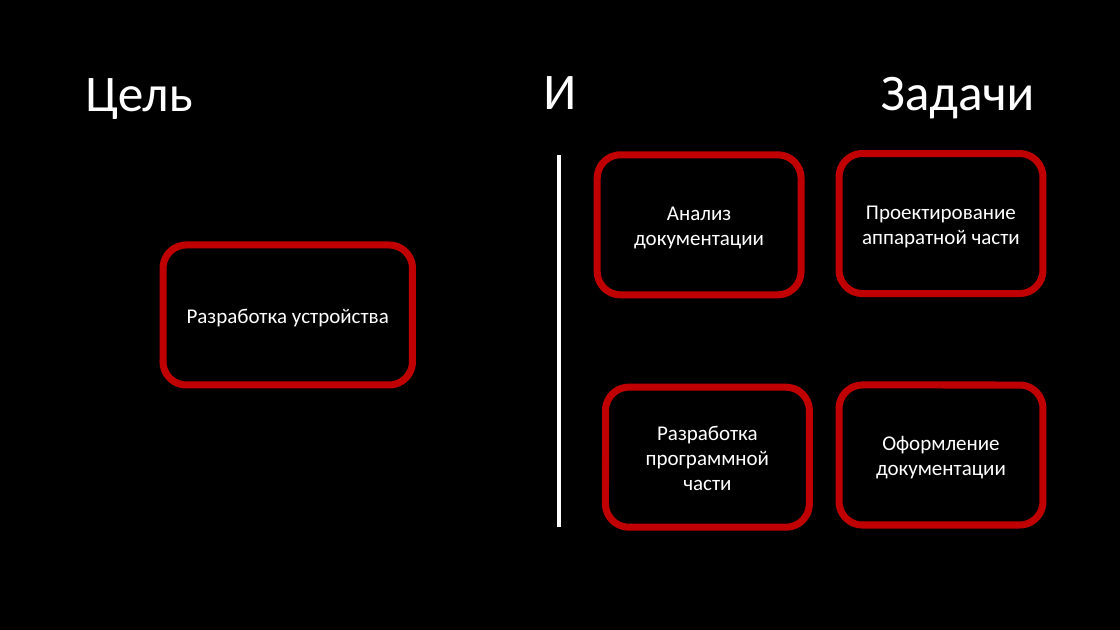
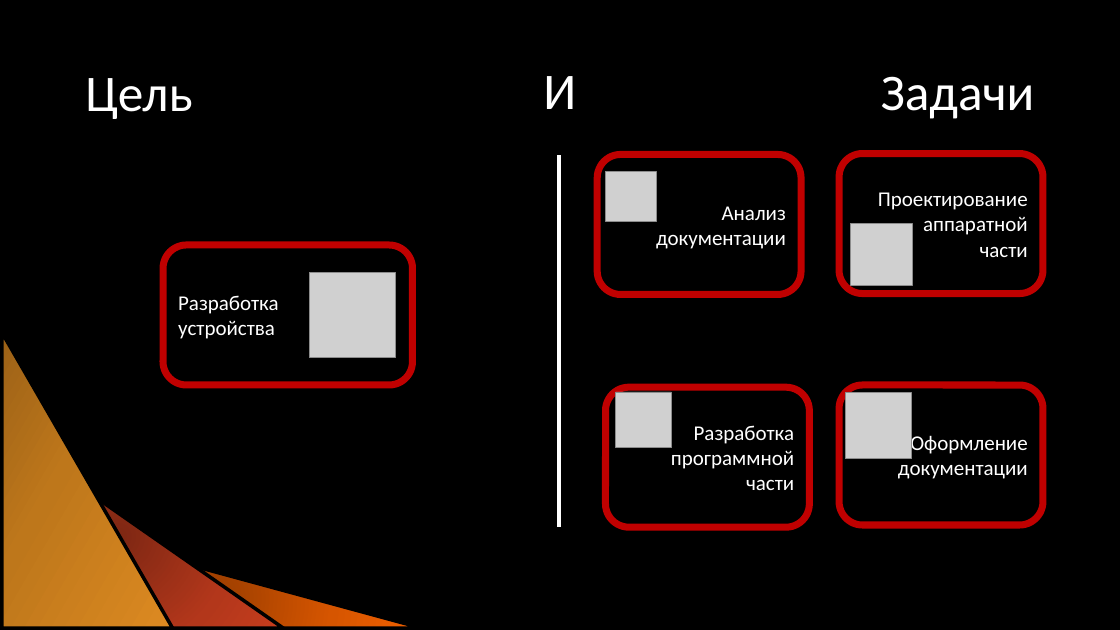
Before and after one commit to maxim5858mru/graduate-work-college-tiu, a slide deck: slide 3 of Text/Дипломная работа/Презентация.pptx. Drawn at 1120x630 pixels with LibreOffice and Linux fonts; fonts in the diff are those of the drawing; grey boxes stand for pictures. Boxes give left, top, right and bottom in pixels: in the first picture for what was removed or moved away, otherwise in the second. Text is boxed around its words. In the diff, an @@ line names an element or a change of style, - is before the commit and + after.

```diff
--- a/Text/Дипломная работа/Презентация.pptx
+++ b/Text/Дипломная работа/Презентация.pptx
@@ rounded rectangle "Анализ документации" at (x1=597, y1=155, x2=802, y2=295): alignment centre to right; outline #C00000 6 pt to none @@
@@ rounded rectangle added at (x1=597, y1=155, x2=802, y2=295), outline #C00000 6 pt @@
@@ picture added at (x1=606, y1=171, x2=656, y2=222) @@
@@ text in rounded rectangle at (x1=878, y1=192, x2=1028, y2=257): text changed @@
-Проектирование аппаратной части
+Проектирование аппаратной
+части
@@ picture added at (x1=851, y1=223, x2=912, y2=285) @@
@@ text in rounded rectangle at (x1=178, y1=295, x2=279, y2=339): text changed @@
-Разработка устройства
+Разработка
+устройства
@@ picture added at (x1=310, y1=272, x2=396, y2=358) @@
@@ freeform shape added at (x1=0, y1=309, x2=173, y2=630), fill gradient #865414 to #BE771C to #E28E21, outline #000000 3 pt @@
@@ freeform shape added at (x1=0, y1=374, x2=284, y2=630), fill gradient #7E2713 to #B3371B to #D54220, outline #000000 3 pt @@
@@ rounded rectangle "Разработка программной части" at (x1=606, y1=387, x2=810, y2=528): alignment centre to right @@
@@ rounded rectangle "Оформление документации" at (x1=839, y1=385, x2=1044, y2=525): alignment centre to right @@
@@ picture added at (x1=616, y1=392, x2=672, y2=449) @@
@@ picture added at (x1=845, y1=393, x2=912, y2=460) @@
@@ freeform shape added at (x1=0, y1=465, x2=422, y2=630), fill gradient #973C00 to #D75600 to #FF6600, outline #000000 3 pt @@
```
Also in this commit, not shown: 6 other slides changed, 1 slide added, 2 other files.
